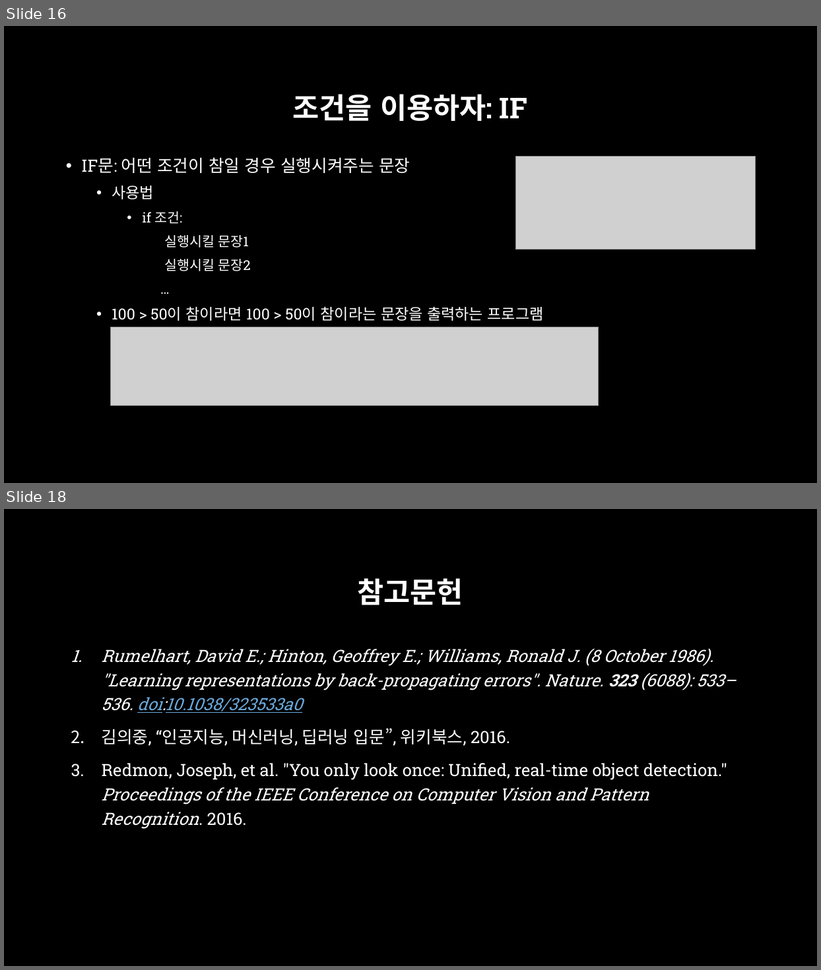
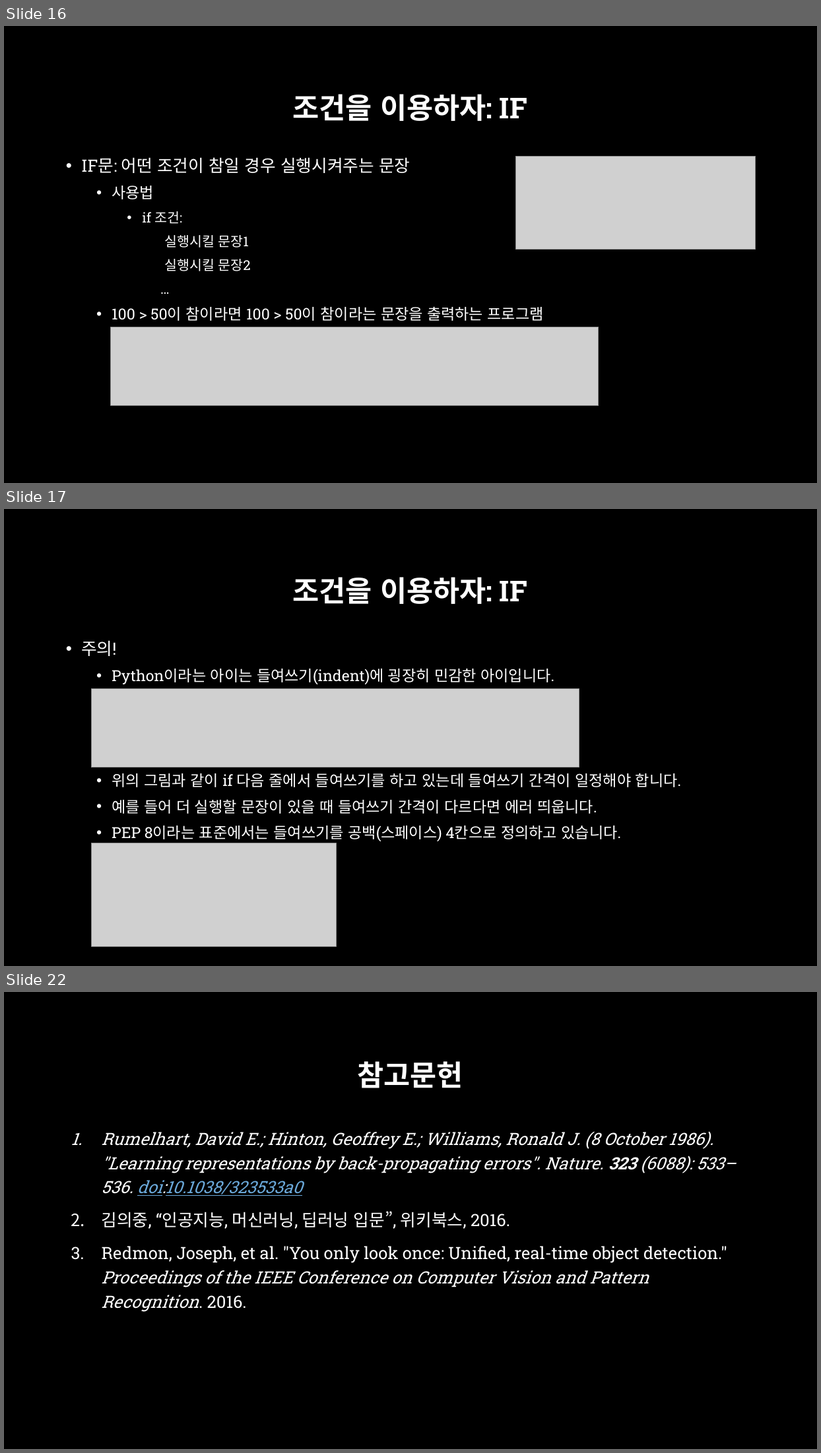
Before and after one commit to across0406/2017-GNU-Science-Camp-of-Computer-Science, a slide deck: ppt/2. 실습환경 및 Python 기초.pptx. Shown one above the other, each under a label of ours: slides 16 and 18 before the commit, slides 16, 17 and 22 after it; the slides between them are not shown. The pictures are 821x970 and 821x1453 pixels, drawn with LibreOffice and Linux fonts; fonts in the diff are those of the drawing; grey boxes stand for pictures; background and template pictures are left out. Boxes give left, top, right and bottom in pixels: in the first picture for what was removed or moved away, otherwise in the second. Text is boxed around its words. In the diff, an @@ line names an element or a change of style, - is before the commit and + after.

```diff
--- a/ppt/2. 실습환경 및 Python 기초.pptx
+++ b/ppt/2. 실습환경 및 Python 기초.pptx
@@ slide 17 added at [4,509,817,966], background picture (left out) @@
@@ title added at [293,577,527,604], 34 pt, text #FFFFFF, bold @@
+조건을 이용하자: IF
@@ text added at [81,640,681,842], 18 pt, text #FFFFFF @@
+• 주의!
+  • Python이라는 아이는 들여쓰기(indent)에 굉장히 민감한 아이입니다.
+  • 위의 그림과 같이 if 다음 줄에서 들여쓰기를 하고 있는데 들여쓰기 간격이 일정해야 합니다.
+  • 예를 들어 더 실행할 문장이 있을 때 들여쓰기 간격이 다르다면 에러 띄웁니다.
+  • PEP 8이라는 표준에서는 들여쓰기를 공백(스페이스) 4칸으로 정의하고 있습니다.
@@ picture added at [91,689,580,768] @@
@@ picture added at [91,843,337,947] @@
@@ what was slide 18 is now slide 22 @@
```
Also in this commit, not shown: 1 slide changed, 3 other slides added, 2 other files.
